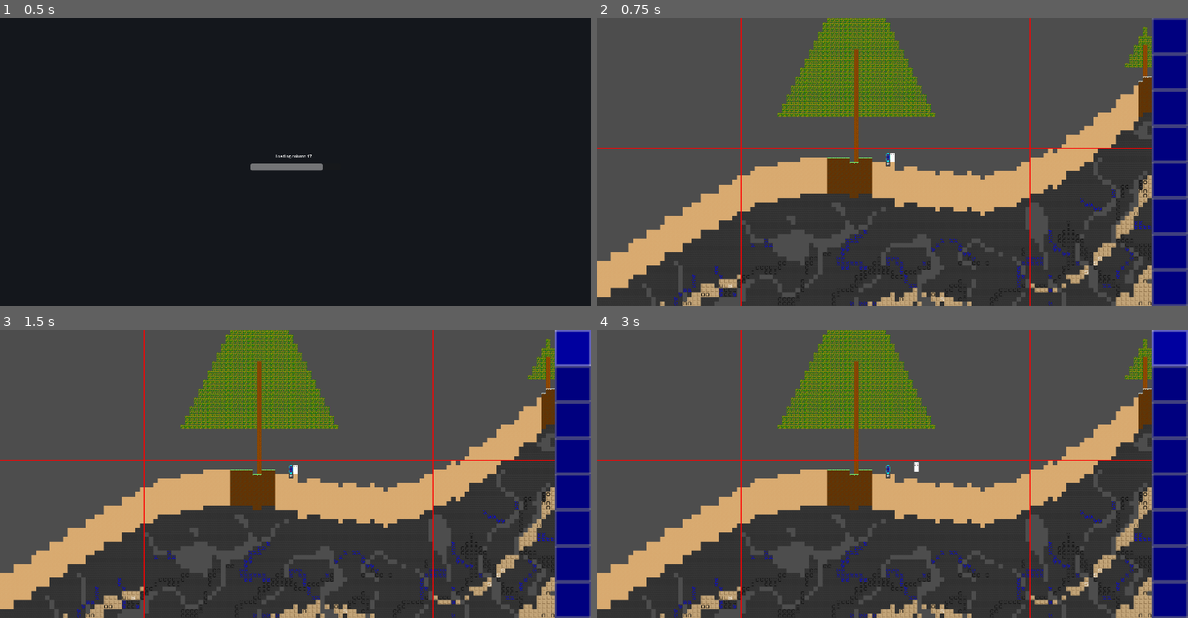
Above: before the commit, frames 1-4 (two rows, left to right).
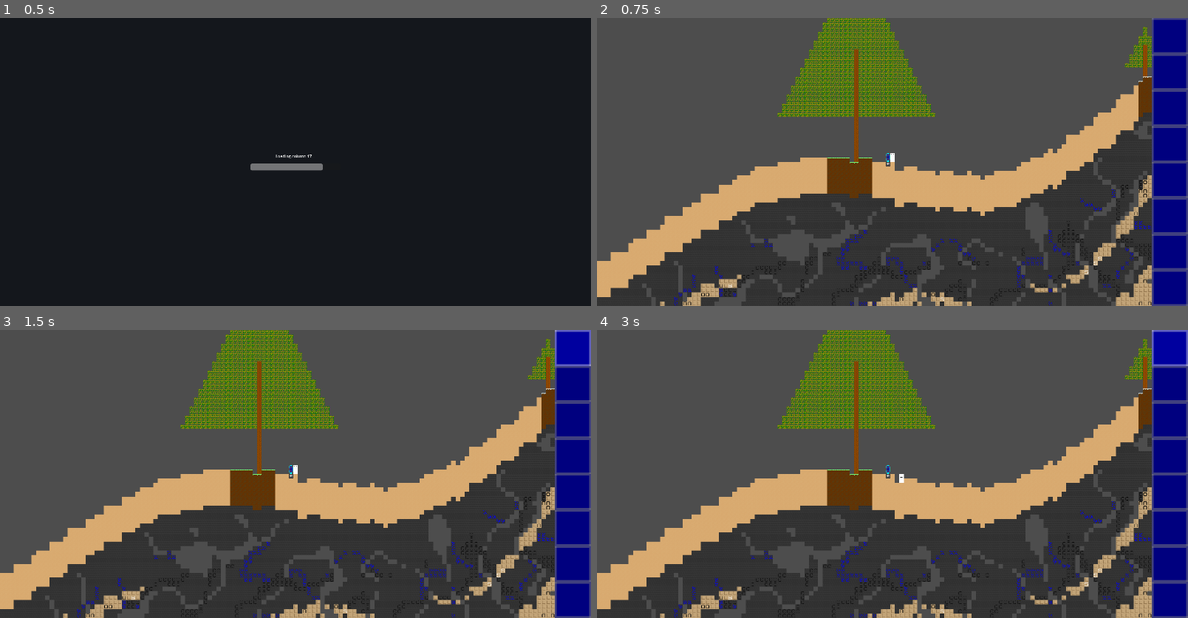
Above: after the commit, the same moments.

Repository: TwigGlenn4/BlockForge
Game: Godot game, scene res://scenes/GameScene/game_scene.tscn
The game is run twice, just before and just after one commit, with the same random seed, the same clock (stepped at 60 frames per second) and the same inputs.
Inputs (mouse positions are in pixels of both pictures, inside the frame that each line leads up to):
- Up to frame 1 (0.5 s): no input
- Up to frame 2 (0.75 s): click (1170, 35) at 0.52 s
- Up to frame 3 (1.5 s): click (573, 347) at 1.27 s
- Up to frame 4 (3 s): click (1170, 347) at 2.02 s; tap Enter (ui_accept) at 2.75 s; move the mouse to (1022, 459) at 2.77 s; click (1022, 459) at 2.85 s

Frame 1 is identical in both runs. In frame 2, 0.7% of the frame differs, in the area x 0-94%, y 0-100%; in frame 3, 0.7%; in frame 4, 0.8%.

Commit message:
Restore surface pathfinding when superman = false

Diff:
--- a/classes/interacter.gd
+++ b/classes/interacter.gd
@@ -106,94 +106,269 @@
 static func _on_selected_character_inventory_changed_internal() -> void:
 	selected_character_inventory_changed.emit()
 
-# ===== PATHFIND ==== This method needs to be gathered into pathfinding.gd
-func surface_path (character:Node, from:Vector2i, dest:Vector2i):
-	print("surface_path ",str(from)," ",str(dest))
-	var _method: Path.Movement
-	var here:Vector2i = from
+# ===== PATHFIND ==== Minimal surface + tree helpers (no A* / no general search)
+
+func _is_tree_tile(pos: Vector2i) -> bool:
+	var tile: DataTile = world.get_tile_v(pos)
+	return tile != null and (
+		tile == DataTile.tile("blockforge:log")
+		or tile == DataTile.tile("blockforge:leaves")
+	)
+
+
+## True if standing on a tree tile or orthogonally against one (air pocket in canopy).
+func _is_in_tree(pos: Vector2i) -> bool:
+	if _is_tree_tile(pos):
+		return true
+	for d in [Vector2i(0, -1), Vector2i(0, 1), Vector2i(1, 0), Vector2i(-1, 0)]:
+		var n := Vector2i(Helpers.wrap_block_x(pos.x + d.x), pos.y + d.y)
+		if _is_tree_tile(n):
+			return true
+	return false
+
+
+## Move onto a neighboring tree cell if `pos` itself is air beside the tree.
+func _step_onto_tree(character: Node, pos: Vector2i) -> Vector2i:
+	if _is_tree_tile(pos):
+		return pos
+	for d in [Vector2i(0, -1), Vector2i(0, 1), Vector2i(1, 0), Vector2i(-1, 0)]:
+		var n := Vector2i(Helpers.wrap_block_x(pos.x + d.x), pos.y + d.y)
+		if _is_tree_tile(n):
+			character.add_job(Job.new(Job.TYPE.GOTO, n))
+			return n
+	return pos
+
+
+func surface_path(character: Node, from: Vector2i, dest: Vector2i) -> void:
+	print("surface_path ", str(from), " ", str(dest))
+	# Must already be near ground — never use this to leave a tree/canopy
+	var here: Vector2i = from
 	var dest_x: int = Helpers.wrap_block_x(dest.x)
 	here.x = Helpers.wrap_block_x(here.x)
-	var dx:int = sign(dest_x - here.x)
-	# Prefer shorter arc on the cylinder
+	var sy0: int = world.get_surface(here.x)
+	if sy0 >= 0:
+		var stand0 := Vector2i(here.x, sy0 + 1)
+		if here != stand0:
+			# Only step down to stand if already at/near surface (caller must climb first)
+			if here.y <= sy0 + 2:
+				here = stand0
+				character.add_job(Job.new(Job.TYPE.GOTO, here))
+			else:
+				push_warning("[Interactor] surface_path called from elevated y=%d; climb_down first" % here.y)
+	var dx: int = sign(dest_x - here.x)
 	var w: int = WorldConfig.world_width_tiles()
 	if w > 0:
 		var direct: int = dest_x - here.x
-		if abs(direct) > w / 2:
-			if direct != 0:
-				dx = -sign(direct)
-	var dy:int
+		if abs(direct) > w / 2 and direct != 0:
+			dx = -sign(direct)
 	var guard: int = w + 2
-	while(here.x != dest_x and guard > 0):
+	while here.x != dest_x and guard > 0:
 		guard -= 1
 		here.x = Helpers.wrap_block_x(here.x + dx)
-		var y = world.get_surface(here.x)
+		var y: int = world.get_surface(here.x)
 		if y < 0:
 			continue
-		y += 1 # stand in air above surface (matches WorldInitializer spawn)
-		dy = y - here.y
-		here.y += dy
-
-		if abs(dy) > 1:
-			_method = Path.Movement.CLIMB
-		elif abs(dy) == 1:
-			_method = Path.Movement.HOP
-		else:
-			_method = Path.Movement.WALK
-			# similar for but lookup blocks for climb in trees, blocks around for CLIMB_RIGHT, blocks above for CRAWL
-
+		here.y = y + 1 # stand in air above surface
 		character.add_job(Job.new(Job.TYPE.GOTO, here))
-		# should add method as another parameter in TYPE.GOTO
-
-func tree_path (character:Node, start:Vector2i, end:Vector2i): # traverse tree
-	print("tree_path ",str(start),"",str(end))
-	var here:Vector2i
-	if start.y>end.y: #dir.DOWN
-		here = start
-		for x in g3_range(start.x, end.x):
-			here.x = x
-			character.add_job(Job.new(Job.TYPE.GOTO, here)) #method = CLIMB
-		for y in g3_range(start.y, end.y):
-			here.y = y
-			character.add_job(Job.new(Job.TYPE.GOTO, here)) #method = CLIMB
-	else: # Dir.UP
-		here = start
-		for y in g3_range(start.y, end.y):
-			here.y = y
-			character.add_job(Job.new(Job.TYPE.GOTO, here)) #method = CLIMB
-		for x in g3_range(start.x, end.x):
-			here.x = x
-			character.add_job(Job.new(Job.TYPE.GOTO, here)) #method = CLIMB
+
+
+func g3_range(a: int, b: int):
+	var d: int = sign(b - a)
+	if d == 0:
+		d = 1
+	return range(a, b + d, d)
+
+
+## Every cell on an L-shaped (axis) path must be tree. horizontal_first = x then y.
+func _axis_tree_clear(from: Vector2i, to: Vector2i, horizontal_first: bool) -> bool:
+	if from == to:
+		return _is_tree_tile(from)
+	if horizontal_first:
+		for x in g3_range(from.x, to.x):
+			if not _is_tree_tile(Vector2i(x, from.y)):
+				return false
+		for y in g3_range(from.y, to.y):
+			if not _is_tree_tile(Vector2i(to.x, y)):
+				return false
+	else:
+		for y in g3_range(from.y, to.y):
+			if not _is_tree_tile(Vector2i(from.x, y)):
+				return false
+		for x in g3_range(from.x, to.x):
+			if not _is_tree_tile(Vector2i(x, to.y)):
+				return false
+	return true
+
+
+func _emit_axis_jobs(character: Node, cells: Array[Vector2i], from: Vector2i) -> void:
+	for cell in cells:
+		if cell == from:
+			continue
+		character.add_job(Job.new(Job.TYPE.GOTO, cell))
+
+
+func _axis_tree_cells(from: Vector2i, to: Vector2i, horizontal_first: bool) -> Array[Vector2i]:
+	var cells: Array[Vector2i] = []
+	if horizontal_first:
+		for x in g3_range(from.x, to.x):
+			cells.append(Vector2i(x, from.y))
+		for y in g3_range(from.y, to.y):
+			var c := Vector2i(to.x, y)
+			if cells.is_empty() or cells[cells.size() - 1] != c:
+				cells.append(c)
+	else:
+		for y in g3_range(from.y, to.y):
+			cells.append(Vector2i(from.x, y))
+		for x in g3_range(from.x, to.x):
+			var c := Vector2i(x, to.y)
+			if cells.is_empty() or cells[cells.size() - 1] != c:
+				cells.append(c)
+	return cells
+
+
+## Demi-direct: HV or VH through tree tiles only (no air). False if neither L works.
+func try_tree_connected_path(character: Node, from: Vector2i, to: Vector2i) -> bool:
+	if from == to:
+		return true
+	if _axis_tree_clear(from, to, true):
+		_emit_axis_jobs(character, _axis_tree_cells(from, to, true), from)
+		return true
+	if _axis_tree_clear(from, to, false):
+		_emit_axis_jobs(character, _axis_tree_cells(from, to, false), from)
+		return true
+	return false
+
+
+func find_tree_base(place: Vector2i) -> Vector2i:
+	# Prefer this column's lowest log reachable through tree tiles below `place`
+	var x: int = Helpers.wrap_block_x(place.x)
+	var last_log := Vector2i(-1, -1)
+	for y in range(place.y, -1, -1):
+		var p := Vector2i(x, y)
+		if not _is_tree_tile(p):
+			break
+		if world.get_tile_v(p) == DataTile.tile("blockforge:log"):
+			last_log = p
+	if last_log.x >= 0:
+		var y2: int = last_log.y - 1
+		while y2 >= 0 and world.get_tile_v(Vector2i(x, y2)) == DataTile.tile("blockforge:log"):
+			last_log = Vector2i(x, y2)
+			y2 -= 1
+		print("found tree base at ", str(last_log))
+		return last_log
+	# Fallback: nearest surface trunk within ±20 columns
+	for dx in 21:
+		for side in [1, -1]:
+			if dx == 0 and side < 0:
+				continue
+			var bx: int = Helpers.wrap_block_x(place.x + dx * side)
+			var by: int = world.get_surface(bx) + 1
+			if world.get_tile_v(Vector2i(bx, by)) == DataTile.tile("blockforge:log"):
+				print("found tree base at ", str(Vector2i(bx, by)))
+				return Vector2i(bx, by)
+	return Vector2i(-1, -1)
+
+
+## Greedy crawl down through tree tiles; drop only when no tree step remains.
+func climb_down_to_ground(character: Node, from: Vector2i) -> Vector2i:
+	var here: Vector2i = from
+	var base: Vector2i = find_tree_base(from)
+	var guard: int = 256
+	while guard > 0 and _is_tree_tile(here):
+		guard -= 1
+		# 1) Prefer descending through tree
+		var below := Vector2i(here.x, here.y - 1)
+		if _is_tree_tile(below):
+			here = below
+			character.add_job(Job.new(Job.TYPE.GOTO, here))
+			continue
+		# 2) Sidestep toward trunk base on this row (stay in canopy/trunk)
+		var moved := false
+		if base.x >= 0 and here.x != base.x:
+			var step: int = sign(base.x - here.x)
+			var side := Vector2i(Helpers.wrap_block_x(here.x + step), here.y)
+			if _is_tree_tile(side):
+				here = side
+				character.add_job(Job.new(Job.TYPE.GOTO, here))
+				moved = true
+		if moved:
+			continue
+		# 3) Any horizontal tree neighbor (prefer one that has tree below)
+		for step2 in [1, -1]:
+			var side2 := Vector2i(Helpers.wrap_block_x(here.x + step2), here.y)
+			if not _is_tree_tile(side2):
+				continue
+			here = side2
+			character.add_job(Job.new(Job.TYPE.GOTO, here))
+			moved = true
+			break
+		if moved:
+			continue
+		break # no tree moves left
+
+	# Finish with axis path to base if still in tree and connected by L
+	if base.x >= 0 and here != base and _is_tree_tile(here):
+		if try_tree_connected_path(character, here, base):
+			return base
+
+	if base.x >= 0 and here == base:
+		return base
+
+	# Already at ground-level tree cell — do not drop through air
+	var sy: int = world.get_surface(here.x)
+	if sy >= 0 and here.y <= sy + 1:
+		return here
+
+	# Last resort: drop only if still above ground and no further tree crawl
+	if sy >= 0 and here.y > sy + 1:
+		var ground := Vector2i(Helpers.wrap_block_x(here.x), sy + 1)
+		character.add_job(Job.new(Job.TYPE.GOTO, ground))
+		return ground
 	return here
 
-func g3_range(a:int, b:int):
-	var d:int = sign(b-a)
-	if d == 0: # set step to 1 if sign == 0
-		d = 1
-	return range(a, b+d, d)
-
-func find_tree_base(place:Vector2i): # find nearest trunk
-	var base:Vector2i
-	var y:int
-	var x:int
-	for dx in 20:
-		x = place.x+dx
-		y = world.get_surface(x) + 1
-		#print("x,y ",x,",",y)
-		# world.place_tile(x,y,DataTile.tile("blockforge:water")) #DEBUG
-		# await get_tree().create_timer(1.0).timeout
-		if world.get_tile(x, y)==DataTile.tile("blockforge:log"):
-			base = Vector2i(x, y)
-			break
-		x = place.x-dx
-		y = world.get_surface(x) + 1
-		if world.get_tile(x, y)==DataTile.tile("blockforge:log"):
-			base = Vector2i(x, y)
-			break
-	#if not is_instance_valid(base): # ===== DEBUG
-	#  pass #can't get out of tree
-	#  return false
-	print("found tree base at ",str(base))
-	return base
+
+## Non-superman move: tree↔tree prefers connected L; else down → surface → up.
+func navigate_to(character: Node, start: Vector2i, end: Vector2i) -> Vector2i:
+	# current_pos is often air beside leaves — treat as in-tree and step onto wood first
+	if _is_in_tree(start):
+		start = _step_onto_tree(character, start)
+	if _is_in_tree(end) and not _is_tree_tile(end):
+		# Clicked air next to tree destination — aim at the tree cell
+		for d in [Vector2i(0, -1), Vector2i(0, 1), Vector2i(1, 0), Vector2i(-1, 0)]:
+			var n := Vector2i(Helpers.wrap_block_x(end.x + d.x), end.y + d.y)
+			if _is_tree_tile(n):
+				end = n
+				break
+
+	var start_tree: bool = _is_tree_tile(start)
+	var end_tree: bool = _is_tree_tile(end)
+
+	if start_tree and end_tree:
+		if try_tree_connected_path(character, start, end):
+			return end
+		var ground: Vector2i = climb_down_to_ground(character, start)
+		var base_e: Vector2i = find_tree_base(end)
+		if base_e.x < 0:
+			base_e = end
+		surface_path(character, ground, base_e)
+		try_tree_connected_path(character, base_e, end)
+		return end
+
+	if start_tree and not end_tree:
+		var ground2: Vector2i = climb_down_to_ground(character, start)
+		surface_path(character, ground2, end)
+		return end
+
+	if not start_tree and end_tree:
+		var base_e2: Vector2i = find_tree_base(end)
+		if base_e2.x < 0:
+			base_e2 = end
+		surface_path(character, start, base_e2)
+		try_tree_connected_path(character, base_e2, end)
+		return end
+
+	surface_path(character, start, end)
+	return end
 
 # ===== END PATHFIND
 
@@ -236,9 +411,12 @@
 		_tile_interacion(block_pos, tile)
 		return true
 	elif tile != Tiles.AIR:
-		var job: Job = Job.new(Job.TYPE.BREAK, block_pos)
-		selected_character.add_job(job)
-		return true
+		# Superman: dig/walk straight to the block. Normal mode: fall through to surface/tree pathfinding.
+		if WorldConfig.superman():
+			var job: Job = Job.new(Job.TYPE.BREAK, block_pos)
+			selected_character.add_job(job)
+			return true
+		return false
 	else:
 		var held_item_stack: ItemStack = inventory_ui.get_held_item_stack()
 		if held_item_stack:
@@ -285,25 +463,27 @@
 				selected_character.add_job(Job.new(Job.TYPE.GOTO, end))
 				print("path finished (superman direct)")
 			else:
-				var next:Vector2i
-				var tile = world.get_tile_v(start)
-				if tile != null and (tile==DataTile.tile("blockforge:log") or tile==DataTile.tile("blockforge:leaves")):
-					next = find_tree_base (start)
-					tree_path(selected_character, start, next)
-					start = next
-				tile = world.get_tile_v(end)
-				if tile != null and (tile==DataTile.tile("blockforge:log") or tile==DataTile.tile("blockforge:leaves")):
-					next = find_tree_base(end)
-					surface_path(selected_character, start, next)
-					tree_path(selected_character, next, end)
-				else:
-					var surface_y: int = world.get_surface(end.x) # pin to surface of earth
-					if surface_y < 0:
-						print("[Interactor] No surface at x=", end.x, "; walking to clicked block")
-						selected_character.add_job(Job.new(Job.TYPE.GOTO, end))
-					else:
-						end.y = surface_y + 1 # stand in air cell above surface
-						surface_path (selected_character, start, end)
+				selected_character.job_queue.clear()
+				selected_character.job_active = Job.NONE
+				var dig_pos: Vector2i = end
+				var dig_tile: DataTile = world.get_tile_v(dig_pos)
+				var want_dig: bool = (
+					dig_tile != null
+					and dig_tile != Tiles.AIR
+					and not dig_tile.interactable
+				)
+				var is_tree_click: bool = want_dig and _is_tree_tile(dig_pos)
+				# Surface destinations stand in air above ground (not when targeting a tree)
+				if not is_tree_click and not _is_in_tree(end):
+					var surface_y: int = world.get_surface(end.x)
+					if surface_y >= 0:
+						end.y = surface_y + 1
+				var arrived: Vector2i = navigate_to(selected_character, start, end)
+				# After navigating: dig trees, or near-surface blocks (not deep underground shortcuts)
+				if want_dig:
+					var near_surface: bool = abs(dig_pos.y - arrived.y) <= 2
+					if is_tree_click or near_surface:
+						selected_character.add_job(Job.new(Job.TYPE.BREAK, dig_pos))
 				print("path finished")
 			# ===== END PATHFIND GENERAL
 
Not shown, changed: data/world_config.yaml
Not shown, changed: PROMPT NEXT.md
